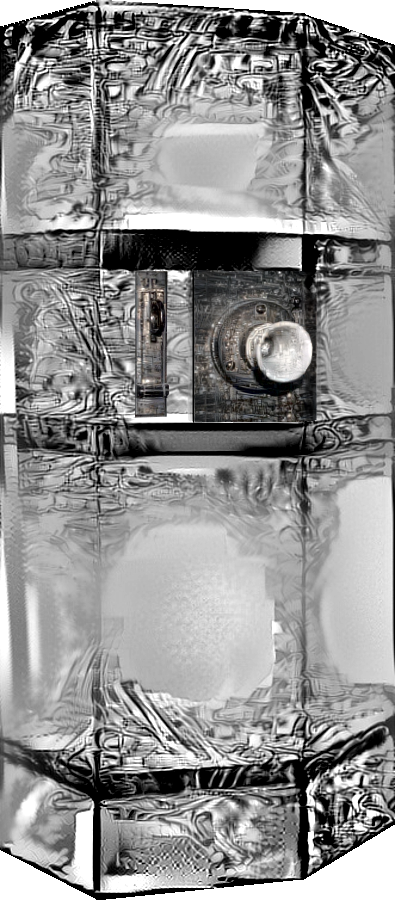
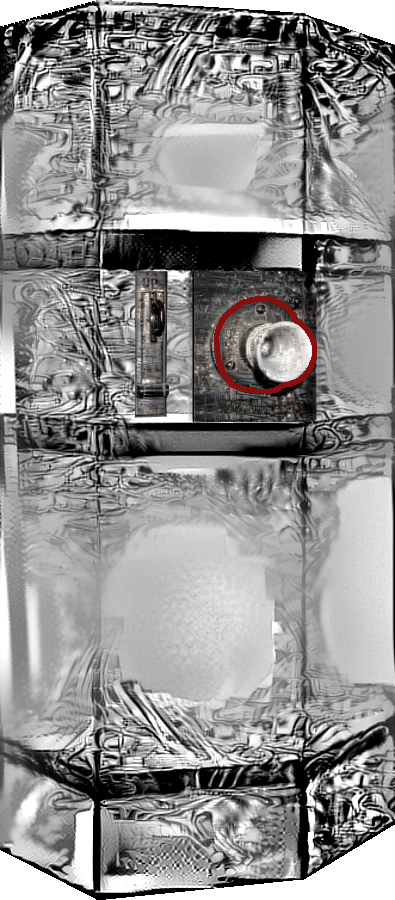
Layer changes from the first 395px x 900px image to the second:
added layer "Layer" above "Visible" over [214, 296, 317, 394]
